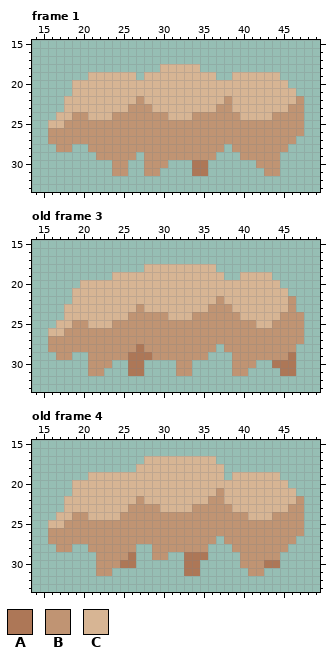
A pixel-art file gets an edit: Assets/Sprites/Enemies/Tardigrade/tardigrade_running.aseprite. The picture above is the old version.
64x48 pixels, 4 frames. Shown: frame 1: x 14..49, y 15..33; old frame 3: x 14..49, y 15..33; old frame 4: x 14..49, y 15..33. The commit also changed other frames, which this record leaves out.
Visible layers, top first: "front feet", "body", "back feet".
Palette (. is transparent): A #ad7757  B #c09473  C #d7b594
Pixels before, frame 1, first column x 16:
18 ..............CCCCC.............
19 .....CCCCCC.CCCCCCCCC..CCCCCC...
20 ...CCCCCCCCCCCCCCCCCCCCCCCCCCC..
21 ...CCCCCCCCCCCCCCCCCCCCCCCCCCCC.
22 ..CCCCCCCCCBCCCCCCCCCCBCCCCCCCCB
23 ..CCCCCCCCBBBCCCCCCCCBBCCCCCCCBB
24 .CCBBCCCBBBBBBBCCCBBBBBBCCCCBBBB
25 CCBBBBBBBBBBBBBBBBBBBBBBBBBBBBBB
26 BBBBBBBBBBBBBBBBBBBBBBBBBBBBBBBB
27 BBBBBBBBBBBBBBBBBBBBBBBBBBBBBBB.
28 .BB..BBBBBBBBBBBBBBBBB.BBBBBBB..
29 ......BBBBB.BBBBBBBBB...BBBBB...
30 ........BB..BBB...AA......BBB...
31 ........BB..BB....AA.......BB...
Pixels before, old frame 3, first column x 16:
18 ............CCCCCCCCC...........
19 ........CCCCCCCCCCCCCC..CCCC....
20 ....CCCCCCCCCCCCCCCCCCCCCCCCC...
21 ...CCCCCCCCCCCCCCCCCCCCCCCCCCC..
22 ...CCCCCCCCCCCCCCCCCCBCCCCCCCCB.
23 ..CCCCCCCCCBCCCCCCCCBBBCCCCCCCB.
24 ..CCCCCCCCBBBBBCCCBBBBBBCCCCCBBB
25 .CCBBCCCBBBBBBBBBBBBBBBBBBCCBBBB
26 CCBBBBBBBBBBBBBBBBBBBBBBBBBBBBBB
27 BBBBBBBBBBBBBBBBBBBBBBBBBBBBBBBB
28 BBBBBBBBBBBABBBBBBBBB.BBBBBBBBB.
29 .BB..BBBBBAAABBBBBBB...BBBBBBBA.
30 .....BBB..AA....BB.....BBB..AAA.
31 .....BB...AA....BB.....BB....AA.
Pixels before, old frame 4, first column x 16:
17 ............CCCCCCCCC...........
18 ...........CCCCCCCCCCC..........
19 .....CCCCCCCCCCCCCCCCC.CCCCCC...
20 ...CCCCCCCCCCCCCCCCCCCCCCCCCCC..
21 ...CCCCCCCCCCCCCCCCCCBCCCCCCCCC.
22 ..CCCCCCCCCBCCCCCCCCBBCCCCCCCCCB
23 ..CCCCCCCCBBBBCCCCBBBBBCCCCCCCBB
24 .CCBBCCCCBBBBBBBBBBBBBBBBCCCBBBB
25 CCBBBBBBBBBBBBBBBBBBBBBBBBBBBBBB
26 BBBBBBBBBBBBBBBBBBBBBBBBBBBBBBBB
27 BBBBBBBBBBBBBBBBBBBBB.BBBBBBBBB.
28 .BB..BBBBBB..BBBBBBB...BBBBBBB..
29 ......BBBBA..BB..AAA....BBBBB...
30 ......BBBAA......AA.....BBBAA...
31 ......BB.........AA......BB.....
The same view after the edit:
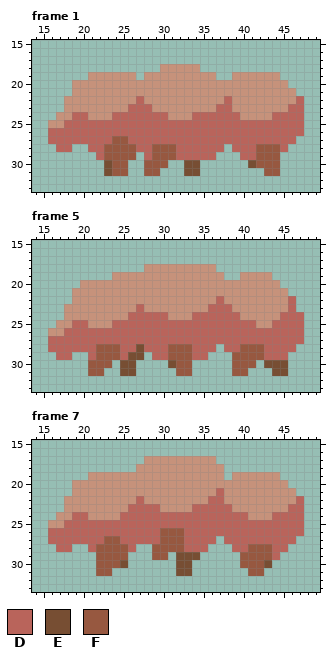
Colours new in this view: D #b9645b  E #774e33  F #975840
A new or re-ordered frame is compared with the old frame closest to it.
Changes in this commit:
frames 4 -> 8
Colour C changes from #d7b594 to #c6927b.
Frame 1, layers "front feet", "body", "back feet":
Colour B gives way to colour D in row 22 at x 27, 38 and 47; in row 23 at x 26 to 28, 37 to 38 and 46 to 47; in row 24 at x 19 to 20, 24 to 30, 34 to 39 and 44 to 47; in row 25 at x 18 to 47; in row 26 at x 16 to 47; in row 27 at x 16 to 23 and 26 to 46.
Colour B gives way to colour D in row 28 at x 17 to 18, 21 to 22, 27 to 28, 32 to 37, 39 to 41 and 45; in row 29 at x 22, 28, 32 to 36 and 40 to 41.
The edit adds colour E in row 30 at x 23, 33 and 41; in row 31 at x 23 and 33.
Colour A gives way to colour E in rows 30 to 31 at x 34.
Colour B gives way to colour F in row 27 at x 24 to 25; in rows 28 to 29 at x 23 to 26, 29 to 31 and 42 to 44; in row 30 at x 24 to 25, 28 to 30 and 42 to 44; in row 31 at x 24 to 25, 28 to 29 and 43 to 44.
Colour A is gone in rows 30 to 31 at x 35.
Frame 5 is new; against old frame 3, layers "front feet", "body", "back feet":
Colour B gives way to colour D in row 22 at x 37 and 46; in row 23 at x 27, 36 to 38 and 46; in row 24 at x 26 to 30, 34 to 39 and 45 to 47; in row 25 at x 19 to 20, 24 to 41 and 44 to 47; in row 26 at x 18 to 47; in row 27 at x 16 to 47.
Colour B gives way to colour D in row 28 at x 16 to 21, 25 to 26, 28 to 30, 34 to 36, 38 to 39 and 43 to 46; in row 29 at x 17 to 18, 21, 25, 29 to 30, 34 to 35 and 43 to 45.
The edit adds colour E in row 30 at x 25, 31 and 43; in row 31 at x 25 and 44.
Colour A gives way to colour E in row 28 at x 27; in row 29 at x 26 to 27; in row 30 at x 26 and 44 to 45; in row 31 at x 26 and 45.
Colour B gives way to colour F in row 28 at x 22 to 24, 31 to 33 and 40 to 42; in row 29 at x 22 to 24, 31 to 33 and 39 to 42; in row 30 at x 21 to 23, 32 to 33 and 39 to 41; in row 31 at x 21 to 22, 32 to 33 and 39 to 40.
Colour A is gone in row 29 at x 28 and 46; in rows 30 to 31 at x 27 and 46.
Frame 7 is new; against old frame 4, layers "front feet", "body", "back feet":
Colour B gives way to colour D in row 21 at x 37; in row 22 at x 27, 36 to 37 and 47; in row 23 at x 26 to 29, 34 to 38 and 46 to 47; in row 24 at x 19 to 20, 25 to 40 and 44 to 47; in row 25 at x 18 to 47; in row 26 at x 16 to 29 and 33 to 47.
Colour B gives way to colour D in row 27 at x 16 to 22, 25 to 29, 33 to 36 and 38 to 46; in row 28 at x 17 to 18, 21, 26, 33 to 35, 39 to 40 and 44 to 45; in row 29 at x 44.
The edit adds colour E in rows 29 to 31 at x 32.
Colour A gives way to colour E in row 29 at x 33 to 34; in row 30 at x 25, 33 and 43; in row 31 at x 33.
Colour B gives way to colour F in row 26 at x 30 to 32; in row 27 at x 23 to 24 and 30 to 32; in row 28 at x 22 to 25, 29 to 32 and 41 to 43; in row 29 at x 22 to 25, 29 to 30 and 40 to 43; in row 30 at x 22 to 24 and 40 to 42; in row 31 at x 22 to 23 and 41 to 42.
Colour A is gone in row 29 at x 26 and 35; in row 30 at x 26, 34 and 44; in row 31 at x 34.
Where, in picture pixels (left, top, right, bottom), the same in both pictures:
changed: (48, 64, 304, 176)
changed: (48, 264, 304, 376)
changed: (48, 456, 304, 576)
